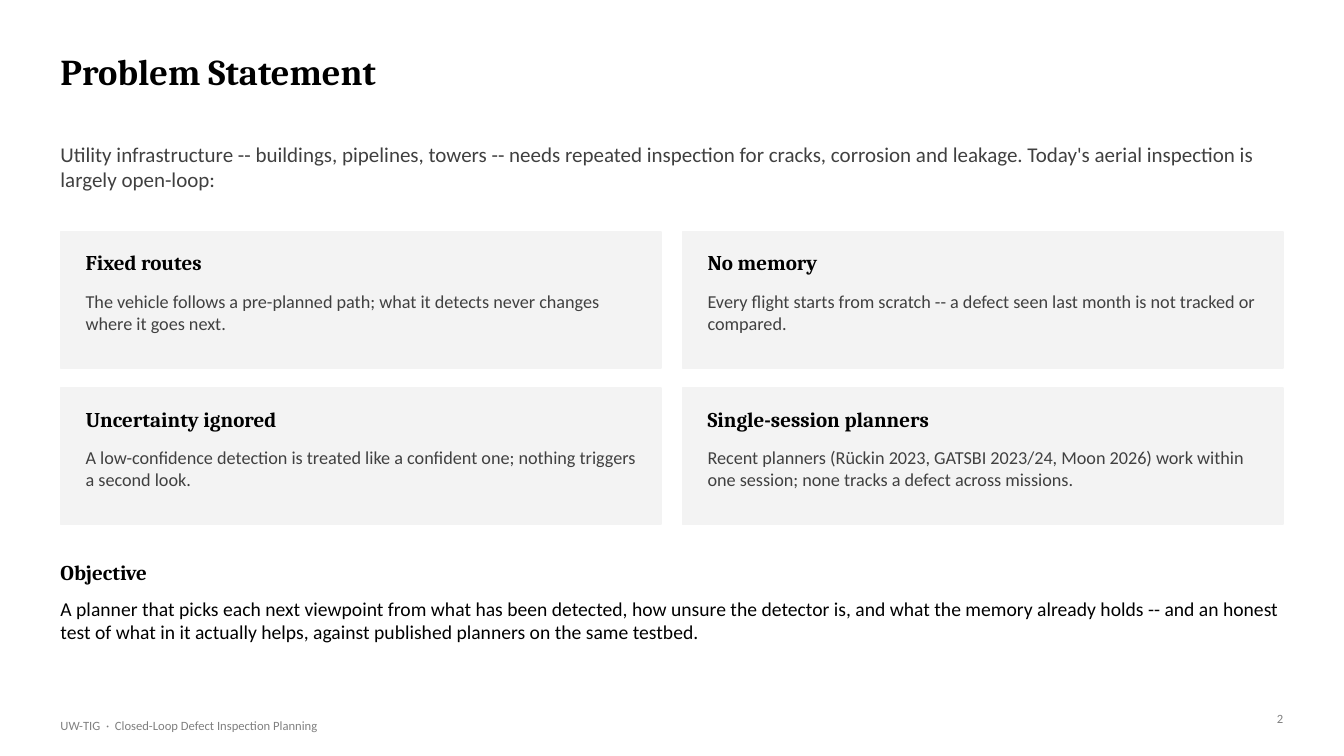
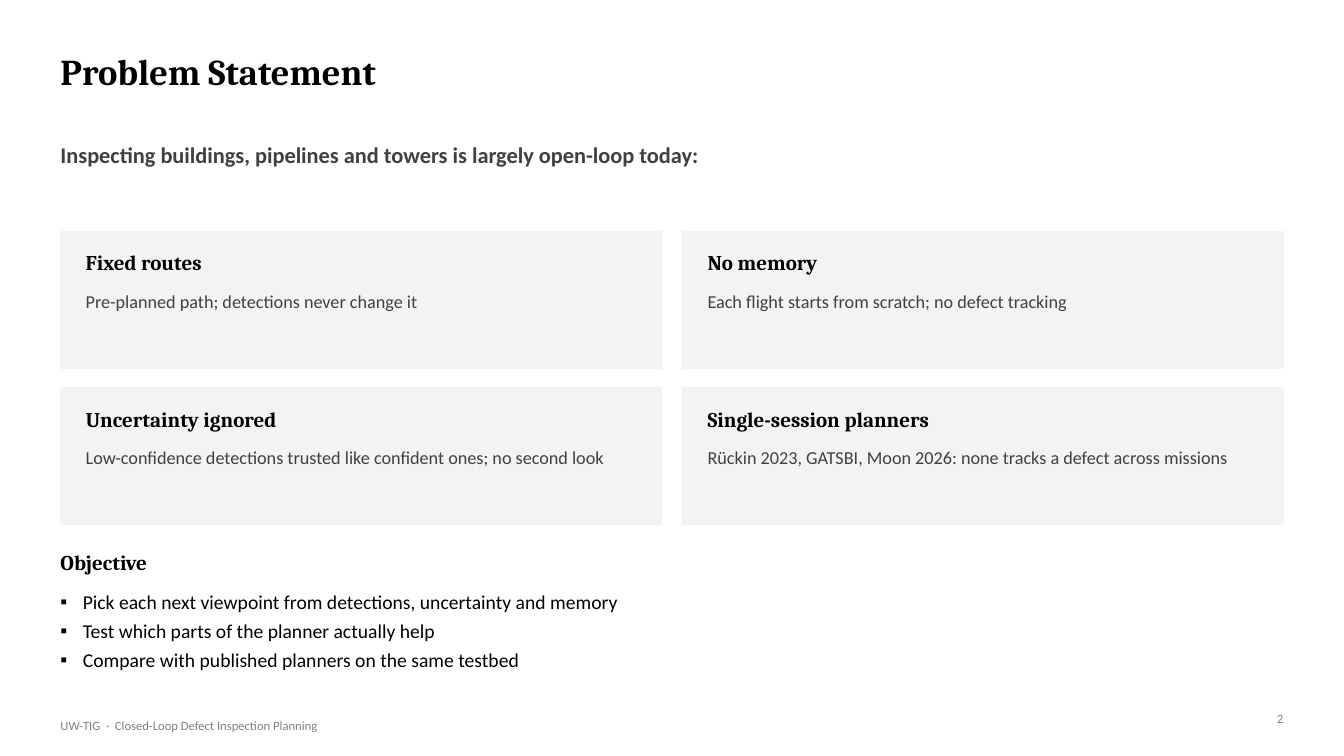
Before and after one commit to DrNeel11/project_work_1, a slide deck: slide 2 of drone-sim-today/UW-TIG_Review_Deck.pptx. Drawn at 1344x756 pixels with LibreOffice and Linux fonts; fonts in the diff are those of the drawing. Boxes give left, top, right and bottom in pixels: in the first picture for what was removed or moved away, otherwise in the second. Text is boxed around its words. In the diff, an @@ line names an element or a change of style, - is before the commit and + after.

```diff
--- a/drone-sim-today/UW-TIG_Review_Deck.pptx
+++ b/drone-sim-today/UW-TIG_Review_Deck.pptx
@@ text at (60, 147, 698, 167): text changed; size 15 to 16 pt; bold on @@
-Utility infrastructure -- buildings, pipelines, towers -- needs repeated inspection for cracks, corrosion and leakage. Today's aerial inspection is largely open-loop:
+Inspecting buildings, pipelines and towers is largely open-loop today:
@@ text at (86, 295, 417, 311): text changed @@
-The vehicle follows a pre-planned path; what it detects never changes where it goes next.
+Pre-planned path; detections never change it
@@ text at (708, 295, 1067, 311): text changed @@
-Every flight starts from scratch -- a defect seen last month is not tracked or compared.
+Each flight starts from scratch; no defect tracking
@@ text at (86, 451, 604, 466): text changed @@
-A low-confidence detection is treated like a confident one; nothing triggers a second look.
+Low-confidence detections trusted like confident ones; no second look
@@ text at (708, 451, 1227, 466): text changed @@
-Recent planners (Rückin 2023, GATSBI 2023/24, Moon 2026) work within one session; none tracks a defect across missions.
+Rückin 2023, GATSBI, Moon 2026: none tracks a defect across missions
@@ text "Objective": place and size @@
-text "Objective" at (60, 565, 147, 585)
+text "Objective" at (60, 555, 147, 575)
@@ text at (83, 595, 617, 670): text changed @@
-A planner that picks each next viewpoint from what has been detected, how unsure the detector is, and what the memory already holds -- and an honest test of what in it actually helps, against published planners on the same testbed.
+▪ Pick each next viewpoint from detections, uncertainty and memory
+▪ Test which parts of the planner actually help
+▪ Compare with published planners on the same testbed
```
Also in this commit, not shown: 11 other slides changed, 1 other file.
